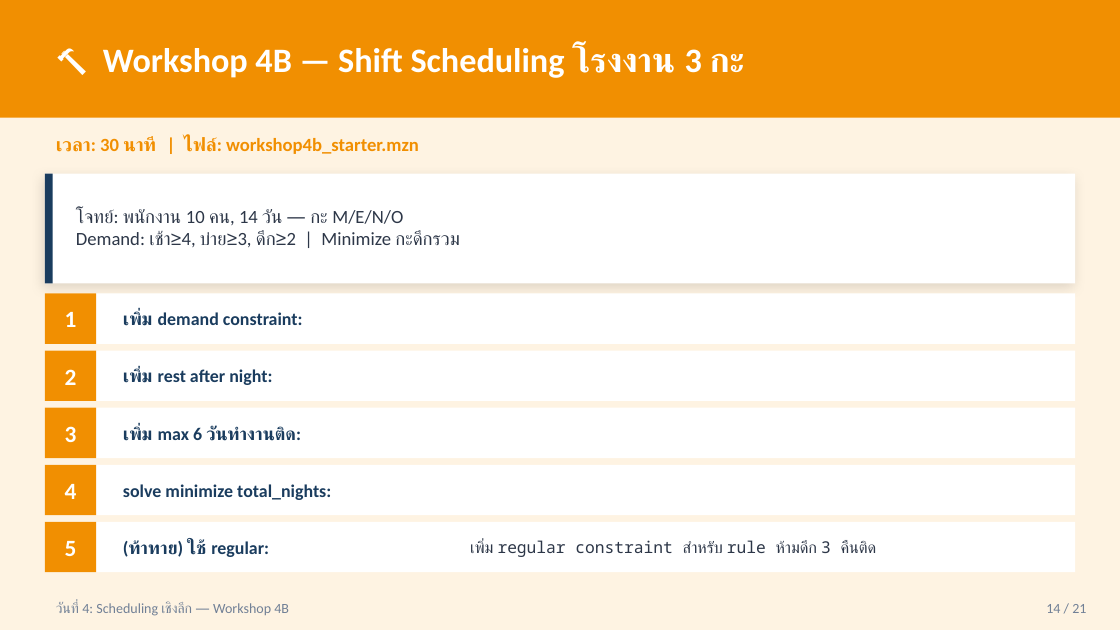
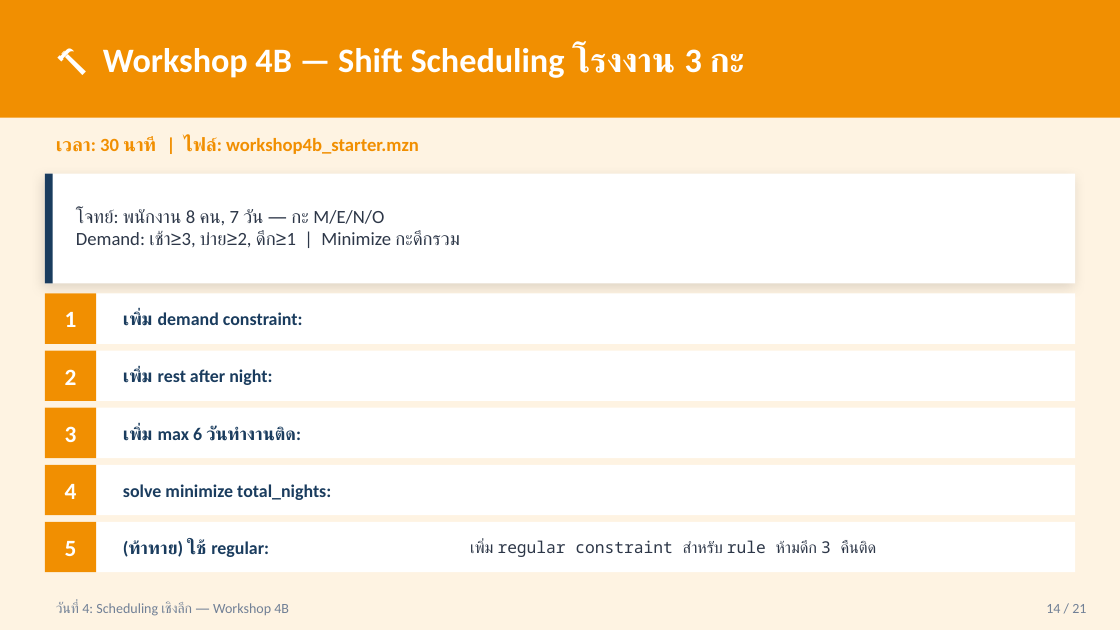
Before and after one commit to pakornkub/minizinc-training, a slide deck: slide 14 of day4/Day4_MiniZinc_Slides .pptx. Drawn at 1120x630 pixels with LibreOffice and Linux fonts; fonts in the diff are those of the drawing. Boxes give left, top, right and bottom in pixels: in the first picture for what was removed or moved away, otherwise in the second. Text is boxed around its words. In the diff, an @@ line names an element or a change of style, - is before the commit and + after.

```diff
--- a/day4/Day4_MiniZinc_Slides .pptx
+++ b/day4/Day4_MiniZinc_Slides .pptx
@@ text at <box>76,209,459,247</box>: text changed @@
-โจทย์: พนักงาน 10 คน, 14 วัน — กะ M/E/N/O
-Demand: เช้า≥4, บ่าย≥3, ดึก≥2 | Minimize กะดึกรวม
+โจทย์: พนักงาน 8 คน, 7 วัน — กะ M/E/N/O
+Demand: เช้า≥3, บ่าย≥2, ดึก≥1 | Minimize กะดึกรวม
```
Also in this commit, not shown: 2 other files.
